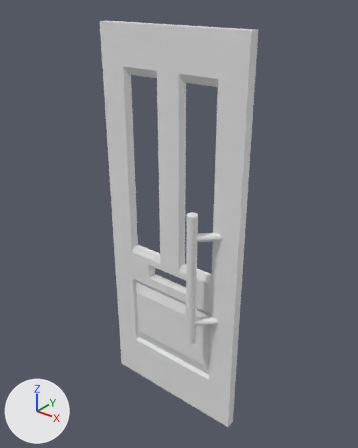
Renders of the FBX model Assets/Models/Huis_frontdoor.fbx from each side of a commit.
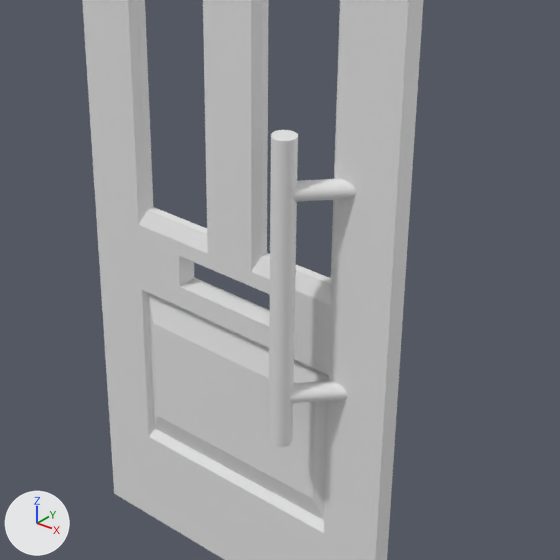
There are two pictures of each version: one whole from a 50 mm lens placed at (-4.1, -1.7, 2.26), pointed at (-5.47, 0.02, 1.19), one close up on the part from 21% to 86% of the width and 35% to 87% of the height. The lights are fixed; the arrows at lower left show +X, +Y and +Z. Where no turn or scale is listed for an object, it has been applied to the vertices.

The older version as bpy lines, for what is in view:
```python
me_frontdoor = bpy.data.meshes.new('FrontDoor')
me_frontdoor.from_pydata(...)  # 352 vertices, 252 faces; spans x 0.0..0.8, y -0.13..0.03, z -0.85..1.15
ob_frontdoor = bpy.data.objects.new('FrontDoor', me_frontdoor)
ob_frontdoor.location = (-5.9, -0.003, 0.95)
```
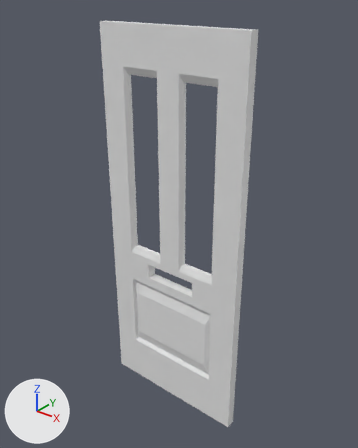
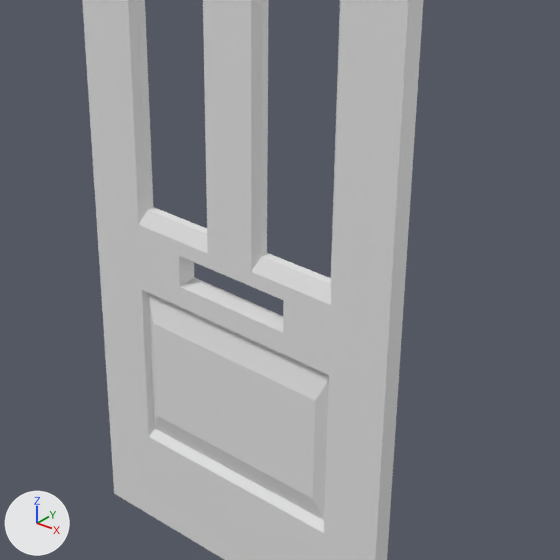
The change, as a diff of the scene's bpy script:
```diff
--- a/Assets/Models/Huis_frontdoor.fbx.py
+++ b/Assets/Models/Huis_frontdoor.fbx.py
@@ me_frontdoor @@
 me_frontdoor.from_pydata(...)  # 352 vertices, 252 faces; spans x 0.0..0.8, y -0.13..0.03, z -0.85..1.15
 # used by ob_frontdoor; location = (-5.9, -0.003, 0.95)
+# me_frontdoor part 1: the loose piece of 64 vertices spanning x 0.58..0.63, y -0.13..-0.08, z -0.32..0.38 is deleted
+# me_frontdoor part 2: the loose piece of 64 vertices spanning x 0.59..0.71, y -0.11..0.0, z 0.25..0.29 is deleted
+# me_frontdoor part 3: the loose piece of 64 vertices spanning x 0.59..0.71, y -0.11..0.0, z -0.22..-0.18 is deleted
```

Changed parts and their boxes (x1, y1, x2, y2) in the close-ups (560 x 560 px):
part 1 of me_frontdoor, deleted: before (269, 130, 298, 447)
part 2 of me_frontdoor, deleted: before (292, 179, 356, 202)
part 3 of me_frontdoor, deleted: before (289, 381, 348, 403)
